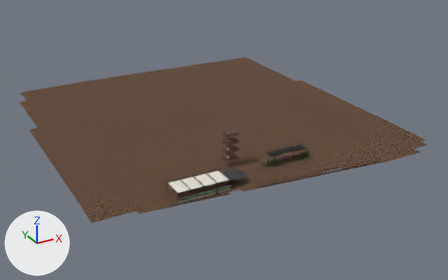
The glTF model public/secciones/hotel_plazoleta.glb, before and after one commit.
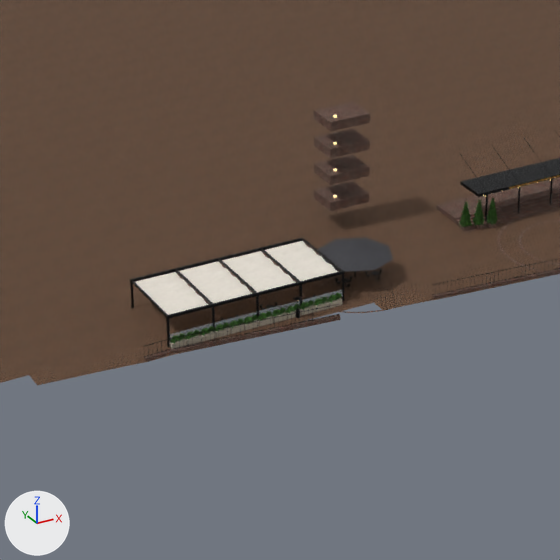
Each version is shown whole from a 50 mm lens placed at (-340.9, 106.6, 100.8), pointed at (-226.5, 314.6, -3.2), then close up on the part from 28% to 66% of the width and 35% to 95% of the height. Lighting does not change. The marker at lower left points along +X, +Y and +Z. The first two pictures are the older version. Vertices at exactly the same position are counted once.

Names of what the first close-up shows: 'Hotel_Plazoleta'.
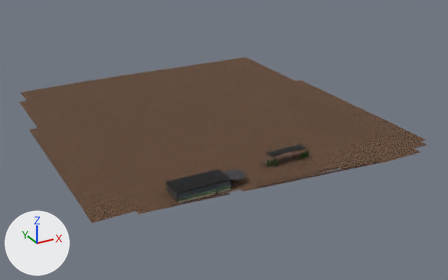
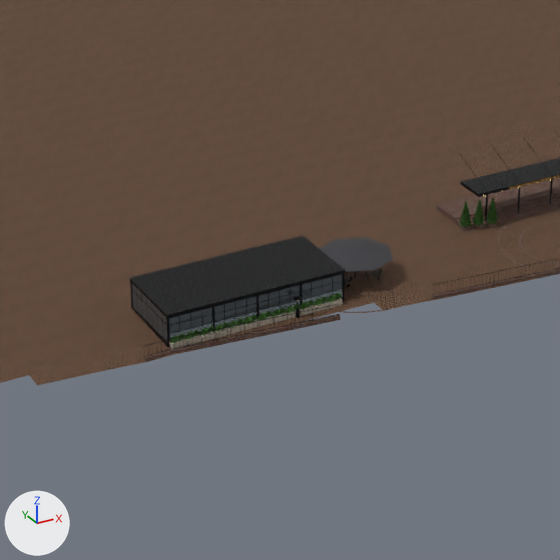
Changed parts and their boxes (x1, y1, x2, y2) in the close-ups (560 x 560 px; the box of a moved part takes in the faces that stretch with it):
part 1 of me_hotel_plazoleta, moved or reshaped
    before: (314, 181, 369, 211)
    after: (132, 307, 168, 347)
part 2 of me_hotel_plazoleta, moved or reshaped (not visible afterwards)
    before: (314, 155, 370, 185)
part 3 of me_hotel_plazoleta, moved or reshaped
    before: (314, 129, 370, 158)
    after: (129, 236, 345, 317)
part 4 of me_hotel_plazoleta, moved or reshaped (not visible afterwards)
    before: (314, 102, 370, 131)
part 5 of me_hotel_plazoleta, added
    after: (169, 281, 342, 326)
part 6 of me_hotel_plazoleta, added
    after: (131, 274, 343, 347)

Diff of the bpy script that builds the scene:
```diff
--- a/public/secciones/hotel_plazoleta.glb.py
+++ b/public/secciones/hotel_plazoleta.glb.py
@@ mat_vidriopabellon @@
+mat_vidriopabellon = principled_material('VidrioPabellon')
+mat_vidriopabellon.base_color = (0.11, 0.13, 0.145)  # dark grey #5d656a
+mat_vidriopabellon.metallic = 0.55
+mat_vidriopabellon.roughness = 0.06
@@ me_hotel_plazoleta @@
 # used by ob_hotel_plazoleta; location = (0.0, 0.0, 0.0)
-me_hotel_plazoleta.from_pydata(...)  # 9630 vertices, 11226 faces; spans x -298.5..-166.0, y 255.0..394.5, z 3.8..17.6
+me_hotel_plazoleta.from_pydata(...)  # 12078 vertices, 13036 faces; spans x -298.5..-166.0, y 255.0..394.5, z 3.8..10.9
+# me_hotel_plazoleta part 1: the loose piece of 8 vertices spanning x -246.2..-241.5, y 276.8..280.4, z 7.2..8.3 is scaled about its middle by (0.034, 2.33, 0.305), then moved by (-27.2, -10.6, -3.4), in mat_hierronegropbr
+# me_hotel_plazoleta part 2: the loose piece of 8 vertices spanning x -246.2..-241.5, y 276.8..280.4, z 10.3..11.3 is scaled about its middle by (0.034, 2.33, 0.305), then moved by (-8.1, -10.6, -6.5), in mat_hierronegropbr
+# me_hotel_plazoleta part 3: the loose piece of 8 vertices spanning x -246.2..-241.5, y 276.8..280.4, z 13.3..14.4 is scaled about its middle by (4.11, 2.42, 0.152), then moved by (-17.7, -10.6, -6.2), in mat_hierronegropbr
+# me_hotel_plazoleta part 4: the loose piece of 8 vertices spanning x -246.2..-241.5, y 276.8..280.4, z 16.4..17.4 is scaled about its middle by (0.0149, 0.0194, 2.64), then moved by (-27.2, -14.8, -11.0), in mat_hierronegropbr
+# me_hotel_plazoleta part 5: the loose piece of 8 vertices spanning x -261.6..-261.4, y 263.7..263.9, z 4.2..7.3 is copied, and the copy is scaled about its middle by (95, 0.4, 0.019), then moved by (0.0, 0.0, 0.7); it spans x -271.0..-252.0, y 263.8, z 6.4..6.5
+# me_hotel_plazoleta part 6: 2324 vertices added at x -271.1..-251.9, y 263.7..272.3, z 4.2..7.3
+# other edits to the shape of me_hotel_plazoleta do not show in these pictures
 me_hotel_plazoleta.materials.append(mat_pisoadoquinpbr)
@@ me_hotel_plazoleta @@
 me_hotel_plazoleta.materials.append(mat_vidriobaranda)
+me_hotel_plazoleta.materials.append(mat_vidriopabellon)  # dark grey #5d656a
```
